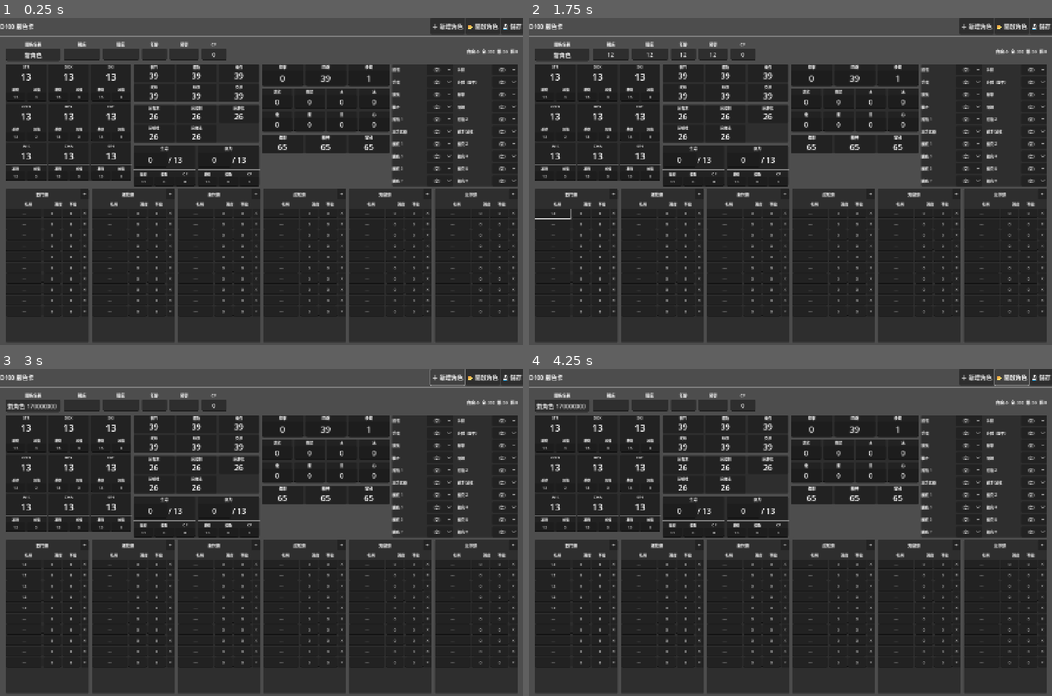
Above: before the commit, frames 1-4 (two rows, left to right).
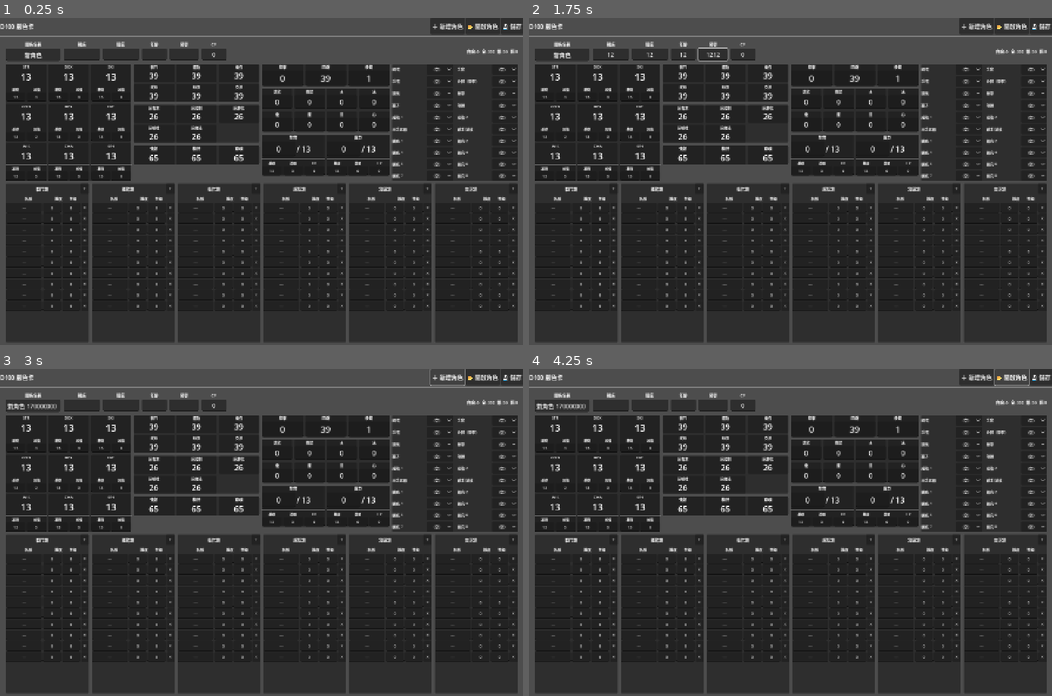
Above: after the commit, the same moments.

Repository: imo-ininder/trpg-sheet
Game: Godot game, scene res://scenes/MainScene.tscn
Two runs of this game, one before a commit and one after it. Both use one fixed random seed, a clock stepped at 60 frames per second and the inputs below.
Inputs (mouse positions are in pixels of both pictures, inside the frame that each line leads up to):
- Up to frame 1 (0.25 s): no input
- Up to frame 2 (1.75 s): click (612, 53) at 0.52 s; type "12" at 0.6 s; click (649, 53) at 0.75 s; type "12" at 0.83 s; click (680, 53) at 0.98 s; type "12" at 1.07 s; click (712, 53) at 1.27 s; type "12" at 1.35 s; click (555, 214) at 1.5 s; type "12" at 1.58 s; click (555, 224) at 1.73 s
- Up to frame 3 (3 s): type "12" at 1.82 s; click (26, 584) at 2.02 s; type "12" at 2.1 s; click (26, 597) at 2.25 s; type "12" at 2.33 s; click (26, 607) at 2.48 s; type "12" at 2.57 s; click "＋ 新增角色" at 2.75 s
- Up to frame 4 (4.25 s): click "📂 開啟角色" at 3.5 s

The runs differ from the first frame. In frame 1, 8.0% of the frame differs, in the area x 1-99%, y 15-92%; in frame 2, 8.1%, in the area x 1-99%, y 9-92%; in frame 3, 8.0%; in frame 4, 8.0%.

Commit message:
fix skill row and item box

Diff:
--- a/scripts/CharacterSheet.gd
+++ b/scripts/CharacterSheet.gd
@@ -111,30 +111,30 @@
 	hbox.size_flags_vertical = Control.SIZE_SHRINK_BEGIN
 	parent.add_child(hbox)
 
-	# 欄 1：屬性（高度自適應，不撐滿整欄）
+	# 欄 1：屬性（填滿高度）
 	var col1 = _make_panel()
 	col1.size_flags_horizontal = Control.SIZE_EXPAND_FILL
-	col1.size_flags_vertical   = Control.SIZE_SHRINK_BEGIN
+	col1.size_flags_vertical   = Control.SIZE_EXPAND_FILL
 	_build_attrs(col1)
 	hbox.add_child(col1)
 
-	# 欄 2：複合/抗性/HP/MP
+	# 欄 2：複合/抗性/強韌精神靈魂
 	var col2 = VBoxContainer.new()
 	col2.add_theme_constant_override("separation", 8)
 	col2.size_flags_horizontal = Control.SIZE_EXPAND_FILL
 	hbox.add_child(col2)
 	_build_compound(col2)
 	_build_resists(col2)
-	_build_resources(col2)
-
-	# 欄 3：戰鬥數值 + 強韌/精神/靈魂
+	_build_soul_stats(col2)
+
+	# 欄 3：戰鬥數值 + 物理/元素抗性 + HP/MP
 	var col3 = VBoxContainer.new()
 	col3.add_theme_constant_override("separation", 8)
 	col3.size_flags_horizontal = Control.SIZE_EXPAND_FILL
 	hbox.add_child(col3)
 	_build_combat(col3)
 	_build_phys_elem_resist(col3)
-	_build_soul_stats(col3)
+	_build_resources(col3)
 
 	# 欄 4：裝備（2 欄 × 10 行）
 	var col4 = _make_panel()
@@ -147,11 +147,13 @@
 # ── 屬性表（D&D 卡片式 3×3）────────────────────────
 func _build_attrs(panel: PanelContainer) -> void:
 	var vb = _panel_vbox(panel, "屬性")
+	vb.size_flags_vertical = Control.SIZE_EXPAND_FILL
 
 	var grid = GridContainer.new()
 	grid.columns = 3
 	grid.add_theme_constant_override("h_separation", 6)
 	grid.add_theme_constant_override("v_separation", 6)
+	grid.size_flags_vertical = Control.SIZE_EXPAND_FILL
 	vb.add_child(grid)
 
 	for attr in CharacterData.ATTR_NAMES:
@@ -162,8 +164,10 @@
 		# 卡片外框
 		var card = PanelContainer.new()
 		card.size_flags_horizontal = Control.SIZE_EXPAND_FILL
+		card.size_flags_vertical = Control.SIZE_EXPAND_FILL
 		var card_vb = VBoxContainer.new()
 		card_vb.add_theme_constant_override("separation", 2)
+		card_vb.size_flags_vertical = Control.SIZE_EXPAND_FILL
 		card.add_child(card_vb)
 
 		# 屬性名稱（小標題）
